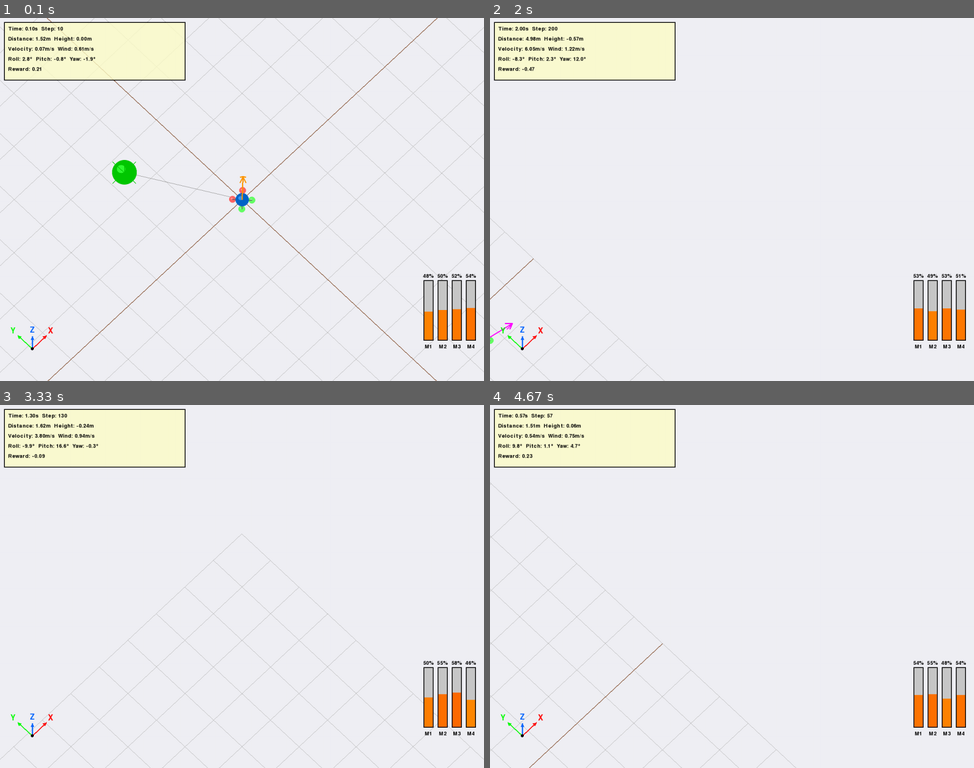
Above: before the commit, frames 1-4 (two rows, left to right).
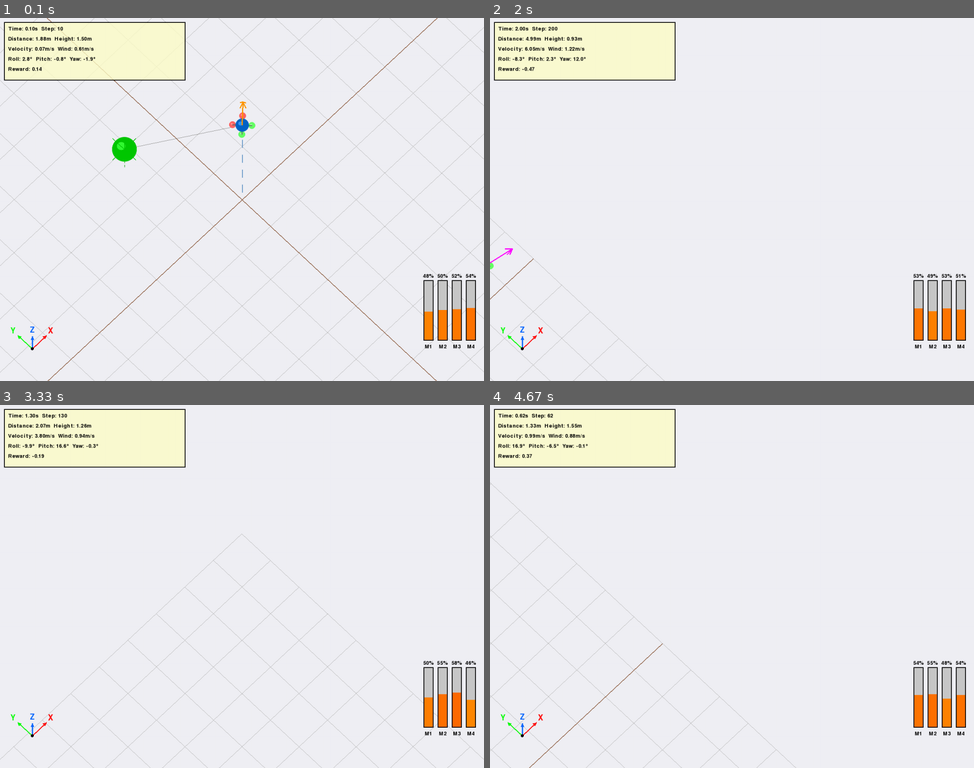
Above: after the commit, the same moments.

Repository: HansDampf37/DroneControl
Game: pygame game, started from examples/demo_pygame_renderer.py
Two runs of this game, one before a commit and one after it. Both use one fixed random seed, a clock stepped at 60 frames per second and the inputs below.
Inputs (mouse positions are in pixels of both pictures, inside the frame that each line leads up to):
- Up to frame 1 (0.1 s): no input
- Up to frame 2 (2 s): hold D 0.33-0.8 s; move the mouse to (712, 214) at 0.37 s; hold W 0.83-1.13 s; move the mouse to (886, 188) at 0.87 s; tap Space at 0.9, 1.23, 1.53, 1.73 s; hold D 1.17-1.63 s; move the mouse to (615, 203) at 1.2 s; hold A from 1.67 s (still down); move the mouse to (581, 145) at 1.7 s
- Up to frame 3 (3.33 s): tap Space at 2.03, 2.3, 2.63, 2.93, 3.07 s; release A at 2.2 s; hold S 2.23-2.53 s; move the mouse to (314, 459) at 2.27 s; hold A 2.57-2.97 s; move the mouse to (300, 619) at 2.6 s; hold W from 3 s (still down); move the mouse to (251, 463) at 3.03 s
- Up to frame 4 (4.67 s): release W at 3.37 s; hold D 3.4-4.03 s; move the mouse to (557, 575) at 3.43 s; tap Space at 3.47, 3.77, 4.13, 4.53 s; hold S 4.07-4.43 s; move the mouse to (736, 622) at 4.1 s; hold A from 4.47 s (still down); move the mouse to (717, 524) at 4.5 s

The runs differ from the first frame. In frame 1, 1.1% of the frame differs, in the area x 7-53%, y 5-54%; in frame 2, 0.2%; in frame 3, less than 0.1%; in frame 4, 0.3%.

Commit message:
Lift up observation space (0.0 is ground)

Diff:
--- a/src/drone_env/drone.py
+++ b/src/drone_env/drone.py
@@ -188,8 +188,11 @@
         # cmd^2 * maxT = per_motor => cmd = sqrt(per_motor/maxT)
         return float(np.sqrt(np.clip(per_motor / self.max_thrust_per_motor, 0.0, 1.0)))
 
-    def reset(self, initial_orientation: np.ndarray | None = None, gravity: float = 9.81):
-        self.position[:] = 0
+    def reset(self, initial_orientation: np.ndarray | None = None, gravity: float = 9.81, initial_position: np.ndarray | None = None):
+        if initial_position is None:
+            self.position[:] = 0
+        else:
+            self.position[:] = initial_position
         self.velocity[:] = 0
         self.acceleration[:] = 0
 
@@ -346,9 +349,14 @@
         if motor_thrusts is not None:
             self.motor_thrusts = np.clip(motor_thrusts.astype(np.float32), 0.0, 1.0)
 
-    def check_crash(self, z_velocity_threshold: float = -20.0, tilt_threshold_rad: float | None = None) -> bool:
+    def check_crash(self, z_velocity_threshold: float = -20.0, tilt_threshold_rad: float | None = None, ground_level: float = 0.0) -> bool:
+        # Check if drone hit the ground
+        if self.position[2] <= ground_level:
+            return True
+        # Check if drone is falling too fast
         if self.velocity[2] < z_velocity_threshold:
             return True
+        # Check if drone is tilted too much
         if tilt_threshold_rad is not None:
             roll, pitch, _ = self.get_euler()
             if abs(roll) > tilt_threshold_rad or abs(pitch) > tilt_threshold_rad:
--- a/src/drone_env/env.py
+++ b/src/drone_env/env.py
@@ -142,7 +142,7 @@
         # [18:21] - Normal vector (drone facing direction, unit vector)
         # [21:24] - Wind vector absolute (wx, wy, wz)
         obs_low = np.array(
-            [-self.space_side_length / 2] * 3 +  # relative position
+            [-self.space_side_length / 2, -self.space_side_length / 2, -self.space_side_length / 2] +  # relative position (x, y centered; z relative)
             [-self.max_velocity_component] * 3 +  # velocity
             [-self.max_acceleration] * 3 +  # linear acceleration
             [-np.inf] * 4 +  # quaternions
@@ -154,7 +154,7 @@
             dtype=np.float32
         )
         obs_high = np.array(
-            [self.space_side_length / 2] * 3 +  # relative position
+            [self.space_side_length / 2, self.space_side_length / 2, self.space_side_length / 2] +  # relative position (x, y centered; z relative)
             [self.max_velocity_component] * 3 +  # velocity
             [self.max_acceleration] * 3 +  # linear acceleration
             [np.inf] * 4 +  # quaternions
@@ -207,9 +207,10 @@
         """
         super().reset(seed=seed)
 
-        # Reset drone
+        # Reset drone - start at center of elevated space
         initial_orientation = np.random.uniform(-0.1, 0.1, 3).astype(np.float32)
-        self.drone.reset(initial_orientation=initial_orientation, gravity=self.gravity)
+        initial_position = np.array([0.0, 0.0, self.space_side_length / 2], dtype=np.float32)
+        self.drone.reset(initial_orientation=initial_orientation, gravity=self.gravity, initial_position=initial_position)
 
         # Random target point
         self.target_position = self._generate_random_target()
@@ -292,15 +293,18 @@
         # Ensure target is not at origin to avoid zero initial distance
         min_distance = 1.0  # Minimum 1 meter from origin
 
+        # Center of the space (where drone starts)
+        space_center = np.array([0, 0, self.space_side_length / 2], dtype=np.float32)
+
         while True:
             x = np.random.uniform(-self.space_side_length / 2, self.space_side_length / 2)
             y = np.random.uniform(-self.space_side_length / 2, self.space_side_length / 2)
-            z = np.random.uniform(-self.space_side_length / 2, self.space_side_length / 2)
+            z = np.random.uniform(0, self.space_side_length)  # z from 0 (ground) to space_side_length (top)
 
             target = np.array([x, y, z], dtype=np.float32)
 
-            # Check if target is far enough from origin (drone starting position)
-            if np.linalg.norm(target) >= min_distance:
+            # Check if target is far enough from space center (drone starting position)
+            if np.linalg.norm(target - space_center) >= min_distance:
                 return target
 
     def _get_observation(self) -> np.ndarray:
